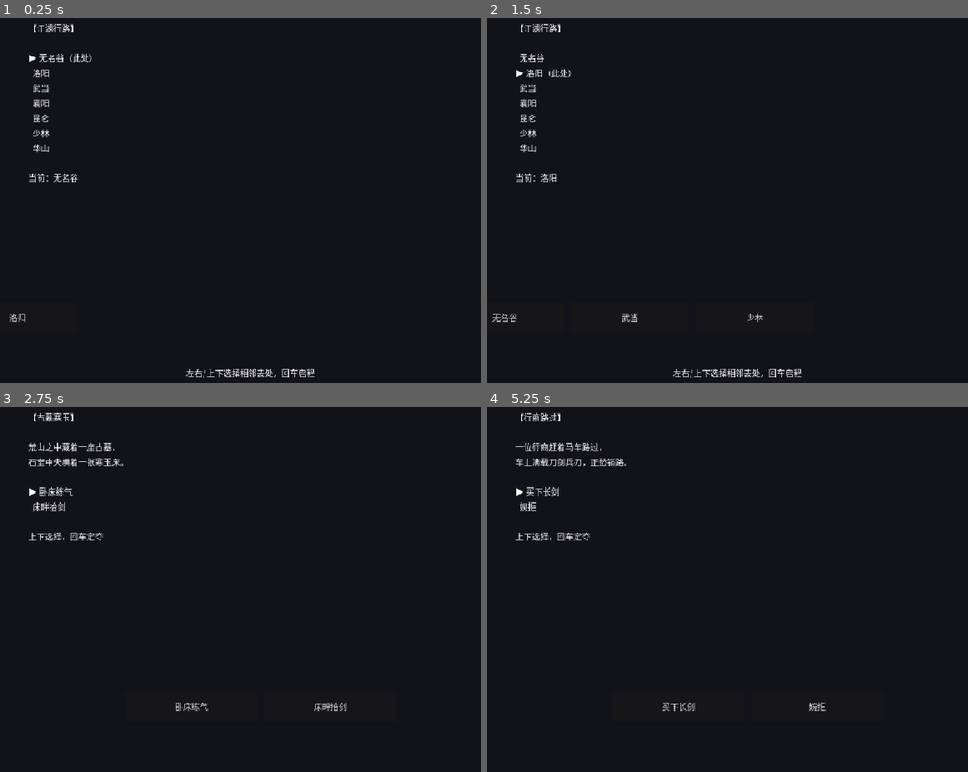
Above: before the commit, frames 1-4 (two rows, left to right).
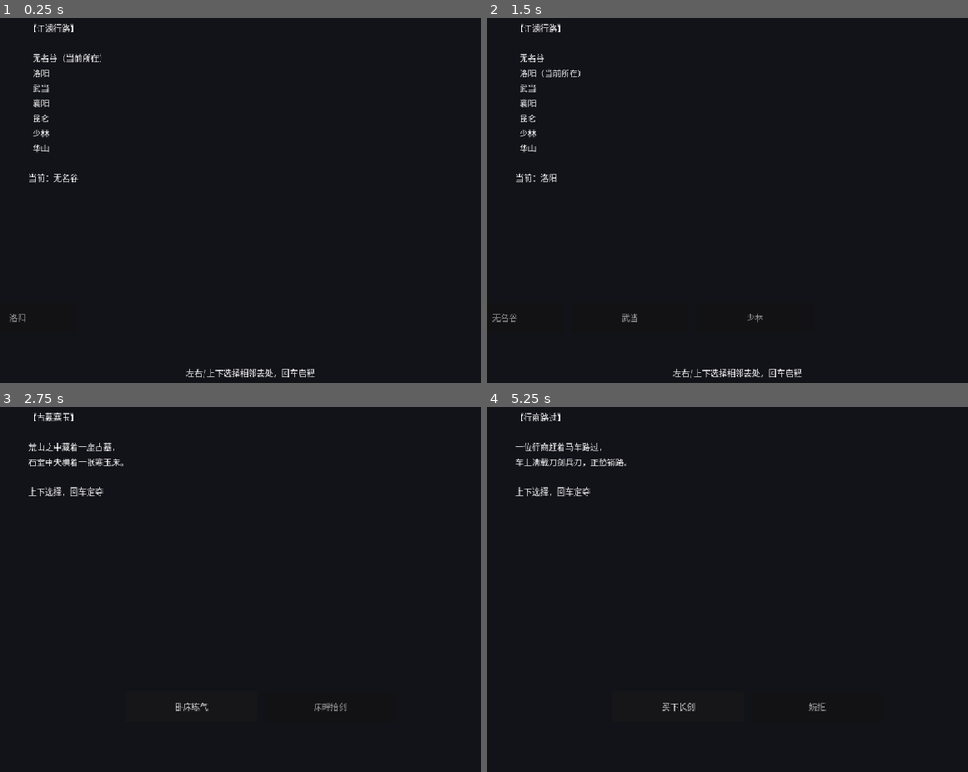
Above: after the commit, the same moments.

Repository: linxuhao/jinyong-heroes
Game: Godot game, scene res://scenes/segments/map.tscn
Same seed, same stepped clock (60 frames per second), same inputs: the game is played once before the commit and once after it. This scene is started directly instead of the project's main scene. Sound files missing from this copy of the repository are replaced by a short silence.
Inputs (mouse positions are in pixels of both pictures, inside the frame that each line leads up to):
- Up to frame 1 (0.25 s): no input
- Up to frame 2 (1.5 s): click "洛阳" at 0.5 s; click "买下长剑" at 1.25 s
- Up to frame 3 (2.75 s): click "无名谷" at 2 s
- Up to frame 4 (5.25 s): click "卧床练气" at 2.75 s; tap Enter (tutorial_next) at 3.5 s; move the mouse to (881, 523) at 3.52 s; hold D (move_right) 3.53-4.25 s; tap J (attack_confirm) at 3.6, 4.25, 5 s; click (881, 523) at 3.67 s; drag from (602, 574) to (703, 647) at 4.27 s; move the mouse to (804, 439) at 5.02 s; hold D (move_right) from 5.03 s (still down); hold Enter (tutorial_next) from 5.03 s (still down)

The runs differ from the first frame. In frame 1, 0.3% of the frame differs, in the area x 2-22%, y 9-84%; in frame 2, 0.3%; in frame 3, 0.5%, in the area x 5-72%, y 21-84%; in frame 4, 0.5%.

Commit message:
dpe_game/t_impl: map_single_surface [jinyong-touch-ui] (6 file(s))

Diff:
--- a/scripts/autoload/i18n.gd
+++ b/scripts/autoload/i18n.gd
@@ -363,10 +363,9 @@
 	# --- Map travel -------------------------------------------------------
 	"左右/上下选择相邻去处，回车启程": "Arrow keys to pick an adjacent stop, Enter to set out",
 	"【江湖行路】\n\n": "[Traveling the Realm]\n\n",
-	"▶ %s（此处）\n": "▶ %s (here)\n",
-	"  %s（可前往）\n": "  %s (reachable)\n",
+	"  %s（当前所在）\n": "  %s (current location)\n",
 	"\n当前：%s": "\nCurrent: %s",
-	"【%s】\n\n%s\n\n%s\n%s\n\n上下选择，回车定夺": "[%s]\n\n%s\n\n%s\n%s\n\nUp/down to choose, Enter to decide",
+	"【%s】\n\n%s\n\n上下选择，回车定夺": "[%s]\n\n%s\n\nUp/down to choose, Enter to decide",
 
 	# --- Sect facilities (scripts/data/facility_data.gd + map.gd FACILITY) ---
 	"木人巷": "Wooden Men Alley",
--- a/scripts/segments/map.gd
+++ b/scripts/segments/map.gd
@@ -25,7 +25,7 @@
 ## Surface: id of the active node-entry event ("" when none is up).
 var event_id: String = ""
 
-## Surface: which event option the ▶ marks (0 = option_a, 1 = option_b).
+## Surface: which event option is highlighted on the button (0 = option_a, 1 = option_b).
 var event_focus: int = 0
 
 ## Surface: battle_id of the node-entry battle this arrival started ("" when the
@@ -480,6 +480,7 @@
 		b.visible = show
 		if show:
 			b.text = tr(str(MapData.node_def(nbrs[i]).get("display_name", nbrs[i])))
+			b.modulate = Color(1, 1, 1, 1) if nbrs[i] == focus_id else Color(0.72, 0.72, 0.72, 1)
 	for i in range(2):
 		var b: Button = get_node_or_null("EventBox/EventOptionButton%d" % i) as Button
 		if b == null:
@@ -490,6 +491,7 @@
 			if edef != null:
 				var opt = edef.option_a if i == 0 else edef.option_b
 				b.text = tr(opt.label)
+			b.modulate = Color(1, 1, 1, 1) if i == event_focus else Color(0.72, 0.72, 0.72, 1)
 	var enter_btn: Button = get_node_or_null("FacilityEnterButton") as Button
 	if enter_btn != null:
 		enter_btn.visible = phase == "TRAVEL" and MapData.active_facility_id(current_node_id) != ""
@@ -500,9 +502,12 @@
 			var fdef = FacilityData.def(facility_id)
 			if fdef != null:
 				use_btn.text = tr(fdef.action_label)
+			use_btn.modulate = Color(1, 1, 1, 1)
 	var leave_btn: Button = get_node_or_null("FacilityLeaveButton") as Button
 	if leave_btn != null:
 		leave_btn.visible = phase == "FACILITY"
+		if leave_btn.visible:
+			leave_btn.modulate = Color(0.72, 0.72, 0.72, 1)
 
 
 func _render() -> void:
@@ -515,42 +520,35 @@
 		var def = EventData.def(event_id)
 		if def == null:
 			body.text = ""
+			cursor_markers_visible = false
 			return
-		var ea = "▶ %s" % tr(def.option_a.label) if event_focus == 0 else "  %s" % tr(def.option_a.label)
-		var eb = "▶ %s" % tr(def.option_b.label) if event_focus == 1 else "  %s" % tr(def.option_b.label)
-		body.text = tr("【%s】\n\n%s\n\n%s\n%s\n\n上下选择，回车定夺") % [tr(def.title), tr(def.text), ea, eb]
+		body.text = tr("【%s】\n\n%s\n\n上下选择，回车定夺") % [tr(def.title), tr(def.text)]
+		cursor_markers_visible = "▶" in body.text
 		return
 	if phase == "FACILITY":
 		var fdef = FacilityData.def(facility_id)
 		if fdef == null:
 			body.text = ""
+			cursor_markers_visible = false
 			return
 		var summary: String = _facility_effect_summary(fdef)
-		body.text = tr("【%s】\n\n%s\n\n%s\n%s\n\n%s") % [tr(fdef.title), tr(fdef.text), summary, "▶ " + tr(fdef.action_label), tr("回车使用 · 上下离开")]
+		body.text = tr("【%s】\n\n%s\n\n%s\n\n%s") % [tr(fdef.title), tr(fdef.text), summary, tr("回车使用 · 上下离开")]
 		# The result line and the refusal line BOTH come from the single var
 		# facility_result_text — the same string the surface publishes, so the
-		# player-visible change and the observable cannot diverge. (The old
-		# `if _facility_refused: body.text += tr("银两不足")` block printed the
-		# refusal a second time while the observable held it once.)
+		# player-visible change and the observable cannot diverge.
 		if facility_result_text != "":
 			body.text += "\n" + facility_result_text
+		cursor_markers_visible = "▶" in body.text
 		return
 	var text: String = tr("【江湖行路】\n\n")
 	for node in MapData.node_ids():
 		var name: String = tr(str(MapData.node_def(node).get("display_name", node)))
 		if node == current_node_id:
-			text += tr("▶ %s（此处）\n") % name
-		elif node == focus_id:
-			text += tr("  %s（可前往）\n") % name
+			text += tr("  %s（当前所在）\n") % name
 		else:
 			text += "  %s\n" % name
 	# The operation hint lives in ONE place: the footer HintLabel, whose
-	# visibility _apply_hint_visibility() already drives per phase. It used to be
-	# printed here as well, so the TRAVEL screen showed the identical sentence
-	# twice — the panel line and the footer, both reading
-	# 「左右/上下选择相邻去处，回车启程」. Unifying the two texts (2026-08-27) made
-	# them byte-identical and turned a near-duplicate into an exact one; the
-	# single-hint invariant this file documents above wants one, not two.
+	# visibility _apply_hint_visibility() already drives per phase.
 	text += tr("\n当前：%s") % tr(str(MapData.node_def(current_node_id).get("display_name", current_node_id)))
 	# Facility hint: let the player SEE the node has a usable facility and which key
 	# enters it. The prose itself lives only in facility_data.gd (the §433 rule).
@@ -560,6 +558,7 @@
 		if fdef != null:
 			text += tr("\n\n门派设施：%s（F 使用）") % tr(fdef.title)
 	body.text = text
+	cursor_markers_visible = "▶" in body.text
 
 
 ## Compose the cost/effect summary line for a facility from its effects (e.g.
--- a/tests/test_map_facility_buttons.gd
+++ b/tests/test_map_facility_buttons.gd
@@ -427,14 +427,9 @@
 			"(g) the enter door is hidden while inside (no double-entry)")
 	ok = _expect(ok, use.text != "",
 			"(g) the use button carries a runtime label of its own")
-	# Relational (no CJK retyped here): the click must offer EXACTLY the verb the
-	# FACILITY panel advertises with its ▶ marker, so a button that delegated to
-	# a different action than the one on screen cannot pass.
-	var body_g: Label = map.get_node_or_null("BodyLabel") as Label
-	ok = _expect(ok, body_g != null, "(g) BodyLabel resolvable for the advertised-verb probe")
-	if body_g != null:
-		ok = _expect(ok, String(body_g.text).contains("▶ " + use.text),
-				"(g) the use button carries exactly the verb the FACILITY panel advertises (button '%s')" % use.text)
+	# The button IS the surface: no ▶ remains in the body text.
+	ok = _expect(ok, map.cursor_markers_visible == false,
+			"(g) no ▶ glyph remains in the FACILITY body (button is the sole surface)")
 
 	var uses_before: int = int(map.facility_use_count)
 	var silver_before: int = int(map.silver)
--- a/tests/test_map_node_event.gd
+++ b/tests/test_map_node_event.gd
@@ -385,29 +385,28 @@
 	map.event_focus = 0
 	ok = _expect(ok, map.event_focus == 0, "focus cycles back to option A")
 
-	# --- the ▶ marker follows the focus in the rendered body text ---
+	# --- the option buttons carry the option labels; no ▶ remains in the body ---
 	var opt_a_label: String = String(night.option_a.label)
 	var opt_b_label: String = String(night.option_b.label)
 	ok = _expect(ok, opt_a_label != "" and opt_b_label != "" and opt_a_label != opt_b_label,
 			"the bound row carries two distinct option labels")
-	var body_label: Label = map.get_node_or_null("BodyLabel") as Label
-	ok = _expect(ok, body_label != null, "MapScreen has a direct BodyLabel child (marker probe target)")
-	if body_label != null:
+	var btn0: Button = map.get_node_or_null("EventBox/EventOptionButton0") as Button
+	var btn1: Button = map.get_node_or_null("EventBox/EventOptionButton1") as Button
+	ok = _expect(ok, btn0 != null and btn1 != null, "EventOptionButton0/1 exist")
+	if btn0 != null and btn1 != null:
 		map._render()
-		var text_a: String = String(body_label.text)
-		ok = _expect(ok, text_a.find("▶ " + opt_a_label) != -1,
-				"focus 0 renders the marker on option A")
-		ok = _expect(ok, text_a.find("▶ " + opt_b_label) == -1,
-				"focus 0 does not mark option B")
-		map.event_focus = 1
-		map._render()
-		var text_b: String = String(body_label.text)
-		ok = _expect(ok, text_b.find("▶ " + opt_b_label) != -1,
-				"focus 1 renders the marker on option B")
-		ok = _expect(ok, text_b.find("▶ " + opt_a_label) == -1,
-				"focus 1 does not mark option A")
-		ok = _expect(ok, text_b.find(String(night.title)) != -1 and text_b.find(String(night.text)) != -1,
-				"the event title and body text are shown (pool text, not invented)")
+		ok = _expect(ok, String(btn0.text) == opt_a_label,
+				"EventOptionButton0 carries option A label")
+		ok = _expect(ok, String(btn1.text) == opt_b_label,
+				"EventOptionButton1 carries option B label")
+		ok = _expect(ok, map.cursor_markers_visible == false,
+				"no ▶ glyph in the rendered body")
+		# Title and body text are still in the body (descriptive, not options)
+		var body_label: Label = map.get_node_or_null("BodyLabel") as Label
+		if body_label != null:
+			var text: String = String(body_label.text)
+			ok = _expect(ok, text.find(String(night.title)) != -1 and text.find(String(night.text)) != -1,
+					"the event title and body text are shown (pool text, not invented)")
 		map.event_focus = 0
 
 	# --- resolving option A applies its effects and returns to TRAVEL ---
Not shown, changed: playtest/_common.yaml
Not shown, changed: tests/test_facility_copy_location.py
